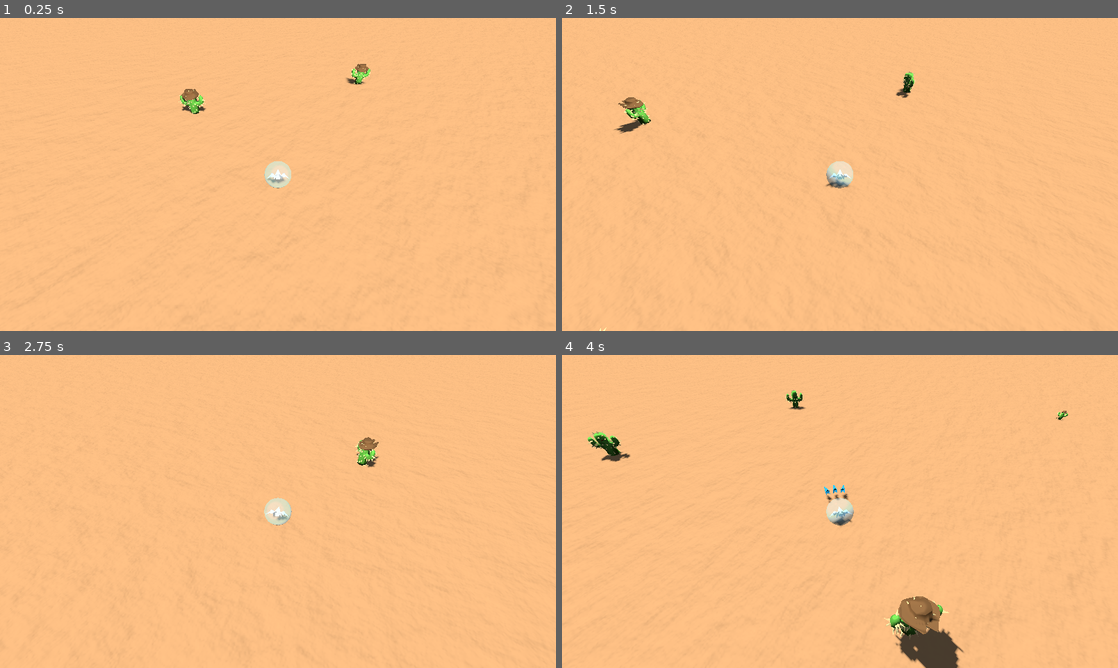
Above: before the commit, frames 1-4 (two rows, left to right).
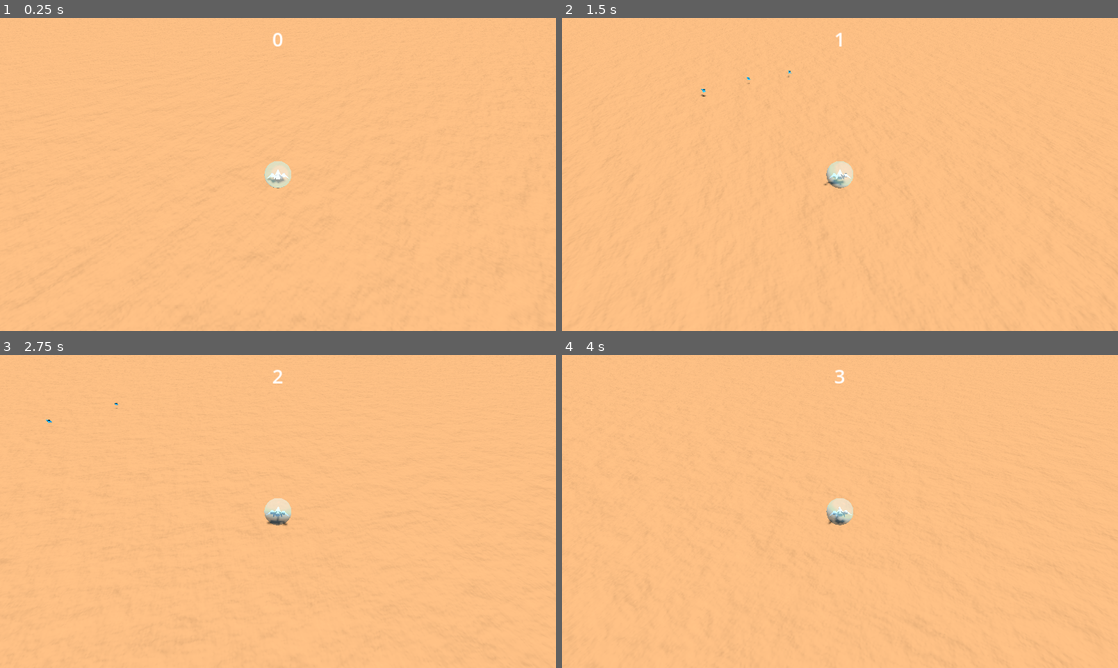
Above: after the commit, the same moments.

Repository: dicemaster5/BubbleSurvivors
Game: Godot game, scene res://scenes/world.tscn
Two runs of this game, one before a commit and one after it. Both use one fixed random seed, a clock stepped at 60 frames per second and the inputs below.
Inputs:
- Up to frame 1 (0.25 s): no input
- Up to frame 2 (1.5 s): tap Enter at 0.5 s; hold D (move_right) 0.53-1.28 s; hold Tab (change_weapon, bound only after the commit) 0.53-1.28 s; hold S (move_down) from 1.28 s (still down); tap Tab (change_weapon, bound only after the commit) at 1.35 s
- Up to frame 3 (2.75 s): release S (move_down) at 2.03 s; hold D (move_right) from 2.03 s (still down); hold Tab (change_weapon, bound only after the commit) from 2.03 s (still down)
- Up to frame 4 (4 s): release D (move_right) at 2.78 s; release Tab (change_weapon, bound only after the commit) at 2.78 s; hold W (move_up) 2.78-3.53 s; tap Tab (change_weapon, bound only after the commit) at 2.85 s; hold A (move_left) from 3.53 s (still down); hold Tab (change_weapon, bound only after the commit) from 3.53 s (still down)

The runs differ from the first frame. In frame 1, 0.5% of the frame differs, in the area x 32-67%, y 4-31%; in frame 2, 0.7%; in frame 3, 0.5%; in frame 4, 2.8%, in the area x 4-91%, y 4-100%.

Commit message:
actual game game now???

Diff:
--- a/project.godot
+++ b/project.godot
@@ -56,6 +56,11 @@
 "events": [Object(InputEventKey,"resource_local_to_scene":false,"resource_name":"","device":-1,"window_id":0,"alt_press …(192 unchanged characters)…
 ]
 }
+change_weapon={
+"deadzone": 0.5,
+"events": [Object(InputEventKey,"resource_local_to_scene":false,"resource_name":"","device":-1,"window_id":0,"alt_pressed":false,"shift_pressed":false,"ctrl_pressed":false,"meta_pressed":false,"pressed":false,"keycode":0,"physical_keycode":4194306,"key_label":0,"unicode":0,"location":0,"echo":false,"script":null)
+]
+}
 
 [layer_names]
 
--- a/scenes/UI/game_over.gd
+++ b/scenes/UI/game_over.gd
@@ -6,13 +6,15 @@
 
 signal restart_game
 
-var WORLD = preload("res://scenes/world.tscn").instantiate()
-
 func _ready() -> void:
 	score_label.text = "You survived for %s seconds" % time_score
+
+func enable_screen() -> void:
+	show()
 
 func _on_quit_button_pressed() -> void:
 	get_tree().quit()
 
 func _on_retry_button_pressed() -> void:
+	get_tree().reload_current_scene()
 	restart_game.emit()
--- a/scenes/cactus_hazard.tscn
+++ b/scenes/cactus_hazard.tscn
@@ -30,10 +30,12 @@
 material_override = ExtResource("3_kfir2")
 
 [node name="Eyes" parent="Cactus" index="2"]
+visible = false
 material_override = ExtResource("5_uuww4")
 
 [node name="Mustach" parent="Cactus" index="3"]
 transform = Transform3D(0.0599276, 0, 0, 0, 0, -0.0599276, 0, 0.0599276, 0, -0.000425816, 1.08671, -0.305817)
+visible = false
 material_override = ExtResource("5_uuww4")
 
 [node name="Spike_003" parent="Cactus" index="4"]
--- a/scenes/enemy.tscn
+++ b/scenes/enemy.tscn
@@ -179,7 +179,6 @@
 collision_mask = 10
 script = ExtResource("1_pqivd")
 drop_item = ExtResource("2_r6bm5")
-drop_chance = 1.0
 collider = NodePath("CollisionShape3D")
 projectile_impact = ExtResource("3_k075m")
 enemy_model = NodePath("Cactus")
@@ -197,10 +196,11 @@
 material_override = ExtResource("4_06bfg")
 
 [node name="Eyes" parent="Cactus" index="2"]
+transform = Transform3D(0.0997105, 0, 0, 0, 0, -0.0997105, 0, 0.0997105, 0, 0, 1.25589, -0.273414)
 material_override = ExtResource("5_8i3jk")
 
 [node name="Mustach" parent="Cactus" index="3"]
-transform = Transform3D(0.0599276, 0, 0, 0, 0, -0.0599276, 0, 0.0599276, 0, 0, 1.07513, -0.308038)
+transform = Transform3D(0.138307, 0, 0, 0, 0, -0.138307, 0, 0.138307, 0, 0, 0.987886, -0.308038)
 material_override = ExtResource("5_8i3jk")
 
 [node name="Spike_003" parent="Cactus" index="4"]
--- a/scenes/enemy_spawner.gd
+++ b/scenes/enemy_spawner.gd
@@ -3,14 +3,19 @@
 @export var base_spawn_radius: float = 20.0
 @export var spawn_radius_variance: float = 50.0
 
-# The desired total value of all enemies. The spawner will spawn enemies until this value is reached.
-@export var target_enemy_value: int = 500
 @export var spawn_delay: float = 2
 
 @export var enemy_scene: PackedScene
 
+@export var spawn_amount_curve: Curve
+
 var player_target: Node3D
 var spawn_delay_timer: Timer
+
+const seconds_till_max_rates = 600
+var max_spawn_amount_limit: int
+
+var current_time: float
 
 # The current value of all enemies.
 var current_enemy_value: int = 0
@@ -23,13 +28,14 @@
 	spawn_delay_timer.start()
 	player_target = get_tree().get_root().get_node("World/Player")
 
-# func _process(_delta: float) -> void:
-# 	while current_enemy_value < target_enemy_value:
-# 		await get_tree().create_timer(spawn_delay).timeout
-# 		spawn_enemy()
+func _process(delta: float) -> void:
+	current_time += delta
+
+	var sample_spawn_amount: float = (1.0 / seconds_till_max_rates) * current_time
+	max_spawn_amount_limit = spawn_amount_curve.sample(sample_spawn_amount) as int
 
 func spawn_enemy() -> void:
-	if current_enemy_value >= target_enemy_value:
+	if current_enemy_value >= max_spawn_amount_limit:
 		return
 	var enemy: Enemy = enemy_scene.instantiate()
 	var enemy_parent = get_tree().get_root()
--- a/scenes/enemy_spawner.tscn
+++ b/scenes/enemy_spawner.tscn
@@ -1,6 +1,7 @@
-[gd_scene load_steps=2 format=3 uid="uid://cii1lsucm3j0x"]
+[gd_scene load_steps=2 format=3 uid="uid://bsb3fdjfb5a45"]
 
 [ext_resource type="Script" path="res://scenes/enemy_spawner.gd" id="1_wk8aw"]
 
 [node name="EnemySpawner" type="Node3D"]
 script = ExtResource("1_wk8aw")
+spawn_delay = 0.1
--- a/scenes/player.tscn
+++ b/scenes/player.tscn
@@ -15,6 +15,12 @@
 radius = 0.75
 
 [sub_resource type="SphereMesh" id="SphereMesh_mi2nk"]
+
+[sub_resource type="Curve" id="Curve_ednpq"]
+min_value = 0.5
+max_value = 800.0
+_data = [Vector2(0, 0), 0.0, 510.208, 0, 0, Vector2(1, 800), 175.102, 0.0, 0, 0]
+point_count = 2
 
 [sub_resource type="SphereShape3D" id="SphereShape3D_jjlvl"]
 radius = 0.85
@@ -31,6 +37,8 @@
 collision_mask = 20
 script = ExtResource("1_mbgsa")
 damageable = NodePath("Damageable")
+max_rotate_speed = 2.0
+max_speed = 10.0
 acceleration = 0.1
 friction = 0.1
 angular_friction = 0.01
@@ -47,9 +55,9 @@
 transform = Transform3D(0.5, 0, 0, 0, 0.5, 0, 0, 0, 0.5, 0, 0, 0)
 
 [node name="EnemySpawner" parent="." instance=ExtResource("5_6wonv")]
-target_enemy_value = 250
 spawn_delay = 1.5
 enemy_scene = ExtResource("6_wqvc3")
+spawn_amount_curve = SubResource("Curve_ednpq")
 
 [node name="ProjectileSpawner" type="Node" parent="." node_paths=PackedStringArray("sfx_player")]
 script = ExtResource("5_feg4p")
--- a/scenes/projectile.gd
+++ b/scenes/projectile.gd
@@ -11,6 +11,7 @@
 
 func _physics_process(delta: float) -> void:
 	position += direction * speed * delta
+	print(direction)
 
 func on_body_entered(body: Node3D) -> void:
 	if body.has_node("Damageable"):
--- a/scenes/projectile.tscn
+++ b/scenes/projectile.tscn
@@ -10,6 +10,7 @@
 [node name="Projectile" type="RigidBody3D"]
 collision_layer = 16
 collision_mask = 6
+gravity_scale = 0.0
 continuous_cd = true
 contact_monitor = true
 max_contacts_reported = 1
@@ -22,7 +23,6 @@
 material_override = ExtResource("3_i6e8r")
 
 [node name="Lifetime" type="Timer" parent="."]
-wait_time = 3.0
 one_shot = true
 autostart = true
 
--- a/scenes/world.tscn
+++ b/scenes/world.tscn
@@ -1,17 +1,13 @@
-[gd_scene load_steps=13 format=3 uid="uid://qd2dr56t0uk1"]
+[gd_scene load_steps=14 format=3 uid="uid://qd2dr56t0uk1"]
 
 [ext_resource type="PackedScene" uid="uid://7ohxd0qm20qn" path="res://scenes/player.tscn" id="3_stshx"]
 [ext_resource type="Script" path="res://scripts/game_manager.gd" id="3_xifi4"]
 [ext_resource type="Material" uid="uid://wrr7reshtt80" path="res://materials/ground.tres" id="4_15bx4"]
 [ext_resource type="Script" path="res://scripts/camera_controller.gd" id="4_aelyh"]
 [ext_resource type="PackedScene" path="res://scenes/crow_spawner.tscn" id="6_02e48"]
-[ext_resource type="PackedScene" uid="uid://byjojrcm551uw" path="res://scenes/cactus_hazard.tscn" id="6_cainy"]
 [ext_resource type="PackedScene" path="res://scenes/tumbleweed_spawner.tscn" id="7_ar1gb"]
-
-[sub_resource type="PlaneMesh" id="PlaneMesh_4l2np"]
-size = Vector2(10000, 10000)
-
-[sub_resource type="WorldBoundaryShape3D" id="WorldBoundaryShape3D_l5nr7"]
+[ext_resource type="PackedScene" uid="uid://r65iy714h0ti" path="res://scenes/UI/game_ui.tscn" id="8_uhfyn"]
+[ext_resource type="PackedScene" uid="uid://cq7tqfe1mnjt" path="res://scenes/UI/GameOver.tscn" id="9_3yrix"]
 
 [sub_resource type="ProceduralSkyMaterial" id="ProceduralSkyMaterial_dheg4"]
 
@@ -22,19 +18,24 @@
 background_mode = 2
 sky = SubResource("Sky_vf68a")
 
+[sub_resource type="PlaneMesh" id="PlaneMesh_4l2np"]
+size = Vector2(10000, 10000)
+
+[sub_resource type="WorldBoundaryShape3D" id="WorldBoundaryShape3D_l5nr7"]
+
 [node name="World" type="Node3D"]
 
-[node name="Player" parent="." instance=ExtResource("3_stshx")]
+[node name="GameManager" type="Node" parent="." node_paths=PackedStringArray("player", "game_over_screen")]
+script = ExtResource("3_xifi4")
+player = NodePath("../Player")
+game_over_screen = NodePath("../GameOver")
 
-[node name="GameManager" type="Node" parent="."]
-script = ExtResource("3_xifi4")
+[node name="WorldEnvironment" type="WorldEnvironment" parent="."]
+environment = SubResource("Environment_afun3")
 
-[node name="Camera3D" type="Camera3D" parent="." node_paths=PackedStringArray("target")]
-transform = Transform3D(1, 0, 0, 0, 0.985949, 0.167044, 0, -0.167044, 0.985949, 0, 6, 10)
-script = ExtResource("4_aelyh")
-lerp_speed = 20.0
-target = NodePath("../Player")
-offset = Vector3(0, 8, 8)
+[node name="DirectionalLight3D" type="DirectionalLight3D" parent="WorldEnvironment"]
+transform = Transform3D(0.866025, -0.375609, 0.330027, 0, 0.660054, 0.751218, -0.5, -0.650574, 0.571624, 0, 9.35454, 0)
+shadow_enabled = true
 
 [node name="Ground" type="StaticBody3D" parent="."]
 
@@ -46,17 +47,14 @@
 [node name="GroudCollider" type="CollisionShape3D" parent="Ground"]
 shape = SubResource("WorldBoundaryShape3D_l5nr7")
 
-[node name="Cactus" parent="." instance=ExtResource("6_cainy")]
-transform = Transform3D(1, 0, 0, 0, 1, 0, 0, 0, 1, -7, 0, -8)
+[node name="Player" parent="." instance=ExtResource("3_stshx")]
 
-[node name="Cactus2" parent="." instance=ExtResource("6_cainy")]
-transform = Transform3D(1, 0, 0, 0, 1, 0, 0, 0, 1, -3.96755, 0, 16.1557)
-
-[node name="Cactus3" parent="." instance=ExtResource("6_cainy")]
-transform = Transform3D(1, 0, 0, 0, 1, 0, 0, 0, 1, 10.8559, 1.90735e-06, 8.34557)
-
-[node name="Cactus4" parent="." instance=ExtResource("6_cainy")]
-transform = Transform3D(1, 0, 0, 0, 1, 0, 0, 0, 1, 8.5137, 1.90735e-06, -14.2483)
+[node name="Camera3D" type="Camera3D" parent="." node_paths=PackedStringArray("target")]
+transform = Transform3D(1, 0, 0, 0, 0.985949, 0.167044, 0, -0.167044, 0.985949, 0, 6, 10)
+script = ExtResource("4_aelyh")
+lerp_speed = 20.0
+target = NodePath("../Player")
+offset = Vector3(0, 8, 8)
 
 [node name="CrowSpawner" parent="." node_paths=PackedStringArray("player_ref") instance=ExtResource("6_02e48")]
 player_ref = NodePath("../Player")
@@ -70,9 +68,7 @@
 spawn_radius = 75.0
 spawn_interval = 30.0
 
-[node name="WorldEnvironment" type="WorldEnvironment" parent="."]
-environment = SubResource("Environment_afun3")
+[node name="GameUI" parent="." instance=ExtResource("8_uhfyn")]
 
-[node name="DirectionalLight3D" type="DirectionalLight3D" parent="WorldEnvironment"]
-transform = Transform3D(0.866025, -0.375609, 0.330027, 0, 0.660054, 0.751218, -0.5, -0.650574, 0.571624, 0, 9.35454, 0)
-shadow_enabled = true
+[node name="GameOver" parent="." instance=ExtResource("9_3yrix")]
+visible = false
--- a/scripts/game_manager.gd
+++ b/scripts/game_manager.gd
@@ -1,10 +1,11 @@
 extends Node
 
+@export var player: Player
+@export var game_over_screen: Control
 
-# Called when the node enters the scene tree for the first time.
 func _ready() -> void:
-	pass # Replace with function body.
-
+	player.player_died.connect(Callable(game_over_screen.show))
+	pass
 
 func  _input(event: InputEvent) -> void:
 	if event.is_action_pressed("quick_quit"):
@@ -13,6 +14,5 @@
 	if event.is_action_pressed("quick_restart"):
 		get_tree().reload_current_scene()
 
-# Called every frame. 'delta' is the elapsed time since the previous frame.
 func _process(_delta: float) -> void:
 	pass
--- a/scripts/projectile_spawner.gd
+++ b/scripts/projectile_spawner.gd
@@ -5,12 +5,14 @@
 @export var weapon_kind: WeaponKind = WeaponKind.Shotgun
 @export var sfx_player: AudioStreamPlayer3D
 
+var active_wep_index = 0;
+
 @onready var fire_timer: Timer = $FireTimer
 
 enum WeaponKind {
-	BasicGun,
-	Shotgun,
-	BigShotgun
+	BasicGun = 0,
+	Shotgun = 1,
+	BigShotgun = 2,
 }
 
 func _ready() -> void:
@@ -18,22 +20,28 @@
 	fire_timer.wait_time = fire_rate
 	fire_timer.start()
 
+func _input(event):
+	if event.is_action_pressed("change_weapon"):
+		active_wep_index += 1
+	pass
+
 func _on_fire_timer_timeout() -> void:
-	match weapon_kind:
-		WeaponKind.BasicGun:
+	match active_wep_index:
+		0:
 			spawn_basic_gun_projectile()
-		WeaponKind.Shotgun:
+		1:
 			spawn_shotgun_projectiles(3, PI / 6.0)
-		WeaponKind.BigShotgun:
+		2:
 			spawn_shotgun_projectiles(5, PI / 3.0)
 
 	sfx_player.play()
 
 func spawn_basic_gun_projectile() -> void:
 	var projectile = projectile_scene.instantiate()
-	var parent = get_tree().get_root().get_node("World")
+	var parent = get_tree().current_scene
 	var player = parent.get_node("Player")
 	var fire_direction = -player.transform.basis.z.normalized()
+	fire_direction.y = 0
 
 	var fire_offset = fire_direction * 2.0
 
Not shown: 1 places in scenes/player.tscn that only renumber resources
Not shown: 1 places in scenes/rock_small_01.tscn that only renumber resources
